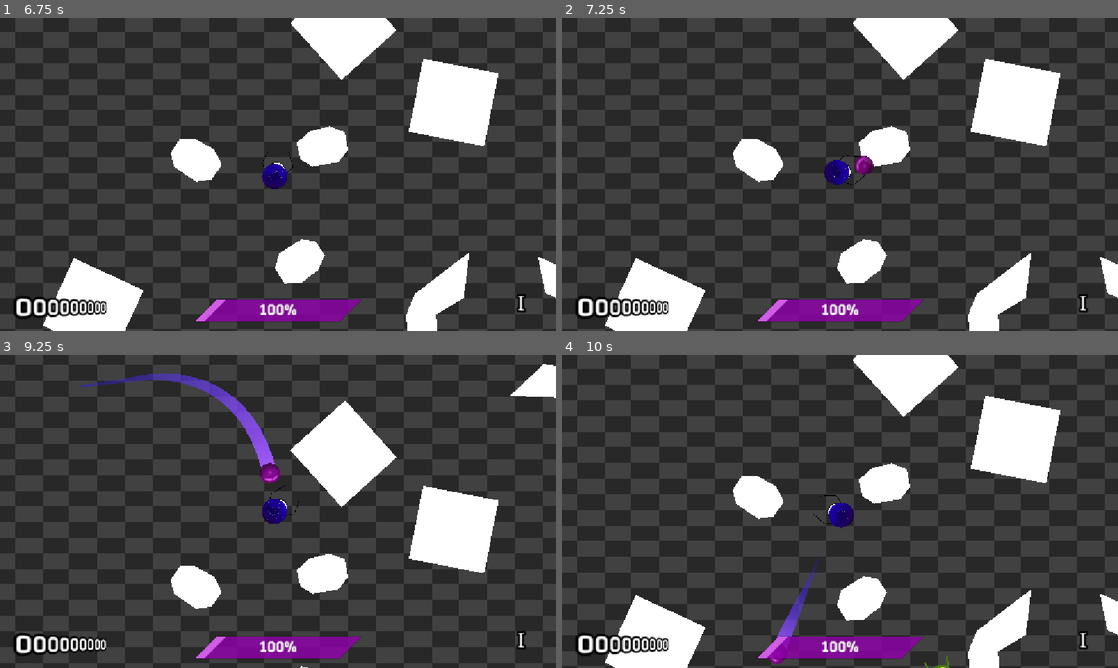
Above: before the commit, frames 1-4 (two rows, left to right).
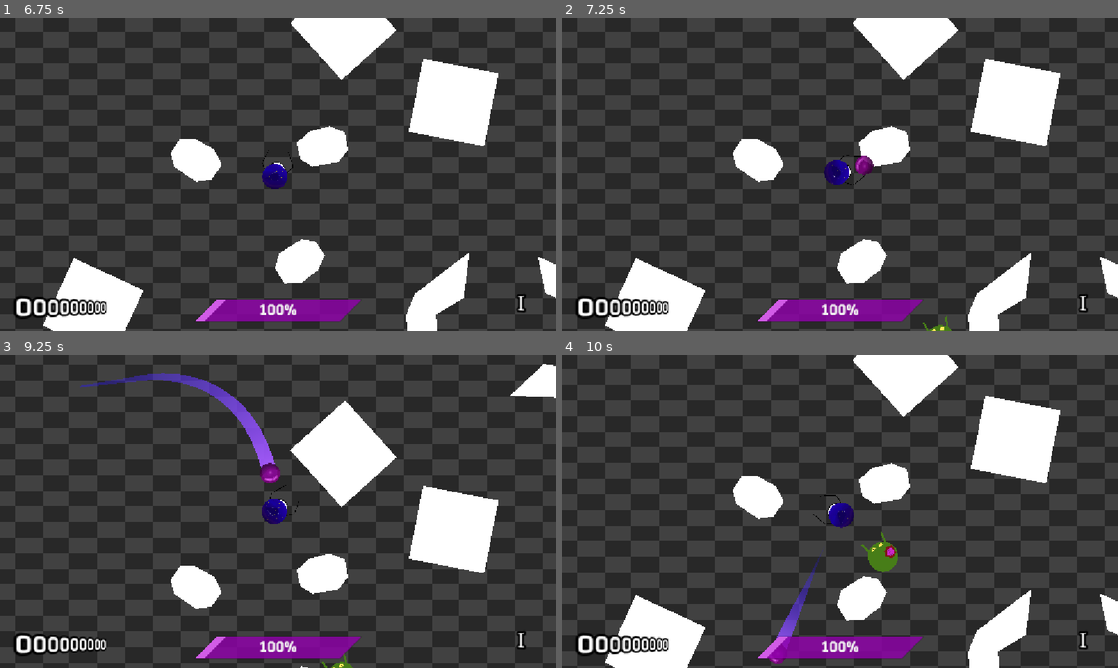
Above: after the commit, the same moments.

Repository: neilavesterinen/Haven-Bounce-Back-Shooter
Game: Godot game, scene res://Scenes/mainmenu/mainmenu.tscn
The game is run twice, just before and just after one commit, with the same random seed, the same clock (stepped at 60 frames per second) and the same inputs. The engine's default icon, where the game draws it, is replaced by a stand-in: a white triangle on a blue panel in a dark square. Sound files missing from this copy of the repository are replaced by a short silence.
Inputs (mouse positions are in pixels of both pictures, inside the frame that each line leads up to):
- Up to frame 1 (6.75 s): click "Play" at 0.5 s; tap Enter at 1.25, 2.85, 5.75, 5.85 s; move the mouse to (400, 158) at 1.27 s; hold D (right) 1.28-2 s; click (400, 158) at 1.35 s; drag from (166, 190) to (272, 218) at 2.02 s; move the mouse to (333, 105) at 2.77 s; hold D (right) 2.78-3.5 s; drag from (250, 237) to (100, 262) at 3.52 s; tap Space at 4.25 s; move the mouse to (444, 221) at 4.27 s; hold A (left) 4.28-5 s; click (444, 221) at 4.35 s; drag from (111, 127) to (533, 99) at 5.02 s; move the mouse to (305, 174) at 5.77 s; hold S (down) 5.78-6.5 s; click (305, 174) at 5.92 s; drag from (194, 96) to (455, 108) at 6.52 s
- Up to frame 2 (7.25 s): no input
- Up to frame 3 (9.25 s): move the mouse to (400, 495) at 7.27 s; hold W (up) 7.28-8 s; click (400, 495) at 7.35 s; drag from (166, 527) to (278, 505) at 8.02 s; move the mouse to (333, 442) at 8.77 s; hold S (down) from 8.78 s (still down); tap Enter at 8.85 s
- Up to frame 4 (10 s): release S (down) at 9.5 s; drag from (812, 574) to (673, 464) at 9.52 s

Frame 1 is identical in both runs. In frame 2, less than 0.1% of the frame differs, in the area x 64-71%, y 95-100%; in frame 3, less than 0.1%; in frame 4, 0.5%, in the area x 53-70%, y 56-100%.

Commit message:
fuck

Diff:
--- a/Scenes/game/game.tscn
+++ b/Scenes/game/game.tscn
@@ -27,8 +27,8 @@
 [sub_resource type="Resource" id="Resource_7pssd"]
 script = ExtResource("7_5l446")
 nodes_and_amounts = Array[ExtResource("8_6y3i1")]([SubResource("Resource_d0b77")])
-spawn_delay_range = Vector2(1, 2.5)
-spawn_group_size_range = Vector2i(1, 2)
+spawn_delay_range = Vector2(0.25, 1.5)
+spawn_group_size_range = Vector2i(2, 4)
 
 [sub_resource type="RectangleShape2D" id="RectangleShape2D_xrcp0"]
 size = Vector2(78, 128)
@@ -60,7 +60,7 @@
 script = ExtResource("7_5l446")
 nodes_and_amounts = Array[ExtResource("8_6y3i1")]([SubResource("Resource_2wwbv")])
 spawn_delay_range = Vector2(0.5, 1.5)
-spawn_group_size_range = Vector2i(2, 2)
+spawn_group_size_range = Vector2i(3, 7)
 
 [sub_resource type="PackedScene" id="PackedScene_ii7ab"]
 _bundled = {
@@ -86,6 +86,7 @@
 script = ExtResource("7_5l446")
 nodes_and_amounts = Array[ExtResource("8_6y3i1")]([SubResource("Resource_hxkax")])
 spawn_delay_range = Vector2(0.3, 0.5)
+spawn_group_size_range = Vector2i(4, 8)
 
 [sub_resource type="PackedScene" id="PackedScene_hxkax"]
 _bundled = {
@@ -110,8 +111,8 @@
 [sub_resource type="Resource" id="Resource_2kyel"]
 script = ExtResource("7_5l446")
 nodes_and_amounts = Array[ExtResource("8_6y3i1")]([SubResource("Resource_jbxxx")])
-spawn_delay_range = Vector2(3, 5)
-spawn_group_size_range = Vector2i(4, 4)
+spawn_delay_range = Vector2(1, 2)
+spawn_group_size_range = Vector2i(6, 15)
 
 [sub_resource type="PackedScene" id="PackedScene_7rk1p"]
 _bundled = {
@@ -136,8 +137,8 @@
 [sub_resource type="Resource" id="Resource_ai5tx"]
 script = ExtResource("7_5l446")
 nodes_and_amounts = Array[ExtResource("8_6y3i1")]([SubResource("Resource_hy3pq")])
-spawn_delay_range = Vector2(2.5, 3.5)
-spawn_group_size_range = Vector2i(2, 4)
+spawn_delay_range = Vector2(0.25, 1)
+spawn_group_size_range = Vector2i(2, 10)
 
 [sub_resource type="CircleShape2D" id="CircleShape2D_5l446"]
 radius = 150.0
Not shown: 1 places in Scenes/game/game.tscn that only renumber resources
